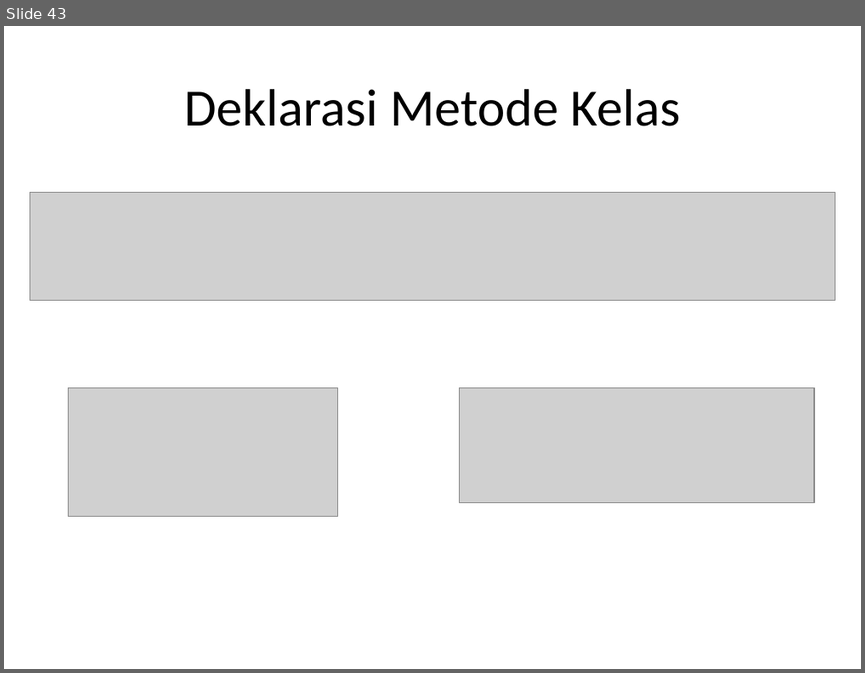
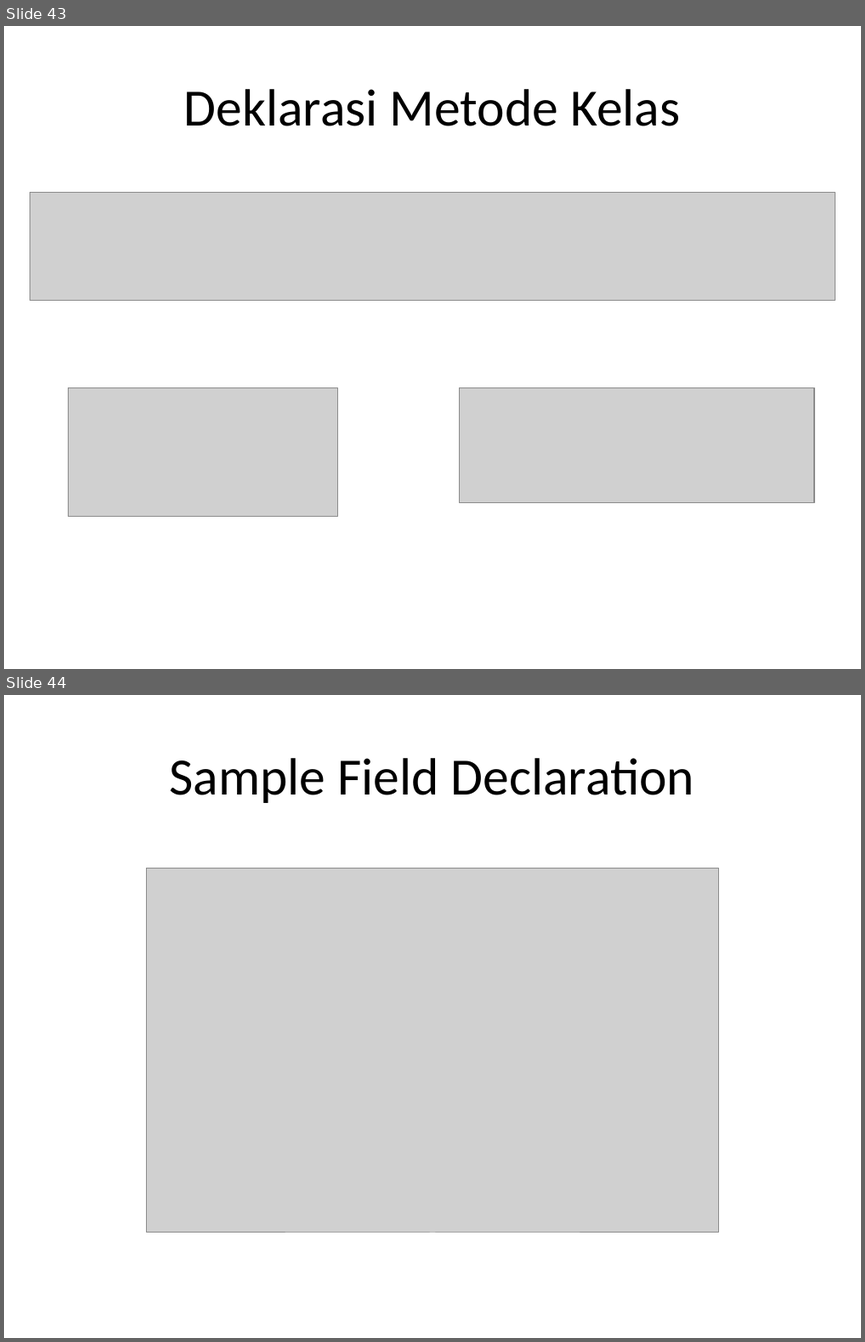
Before and after one commit to milhcbt/oot-aide, a slide deck: src/main/resources/Dasar-Dasar Pemograman Java.pptx. Shown one above the other, each under a label of ours: slide 43 before the commit, slides 43 and 44 after it. The pictures are 865x673 and 865x1342 pixels, drawn with LibreOffice and Linux fonts; fonts in the diff are those of the drawing; grey boxes stand for pictures. Boxes give left, top, right and bottom in pixels: in the first picture for what was removed or moved away, otherwise in the second. Text is boxed around its words. In the diff, an @@ line names an element or a change of style, - is before the commit and + after.

Commit message:
better sample for exception

```diff
--- a/src/main/resources/Dasar-Dasar Pemograman Java.pptx
+++ b/src/main/resources/Dasar-Dasar Pemograman Java.pptx
@@ slide 44 added at (4, 695, 861, 1338), background #FFFFFF @@
@@ title added at (170, 758, 694, 803), 44 pt, text #000000 @@
+Sample Field Declaration
@@ picture added at (147, 868, 719, 1232) @@
```
Also in this commit, not shown: 3 other slides added, 1 other file.
